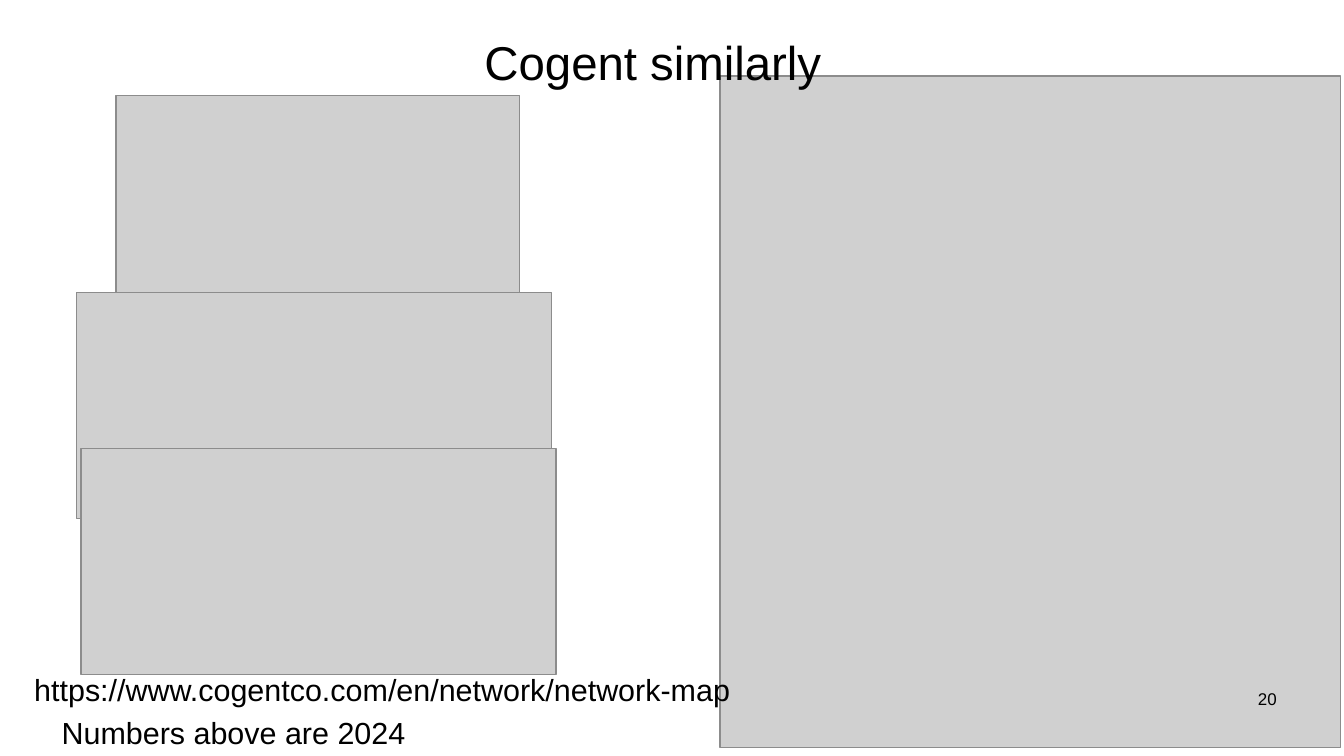
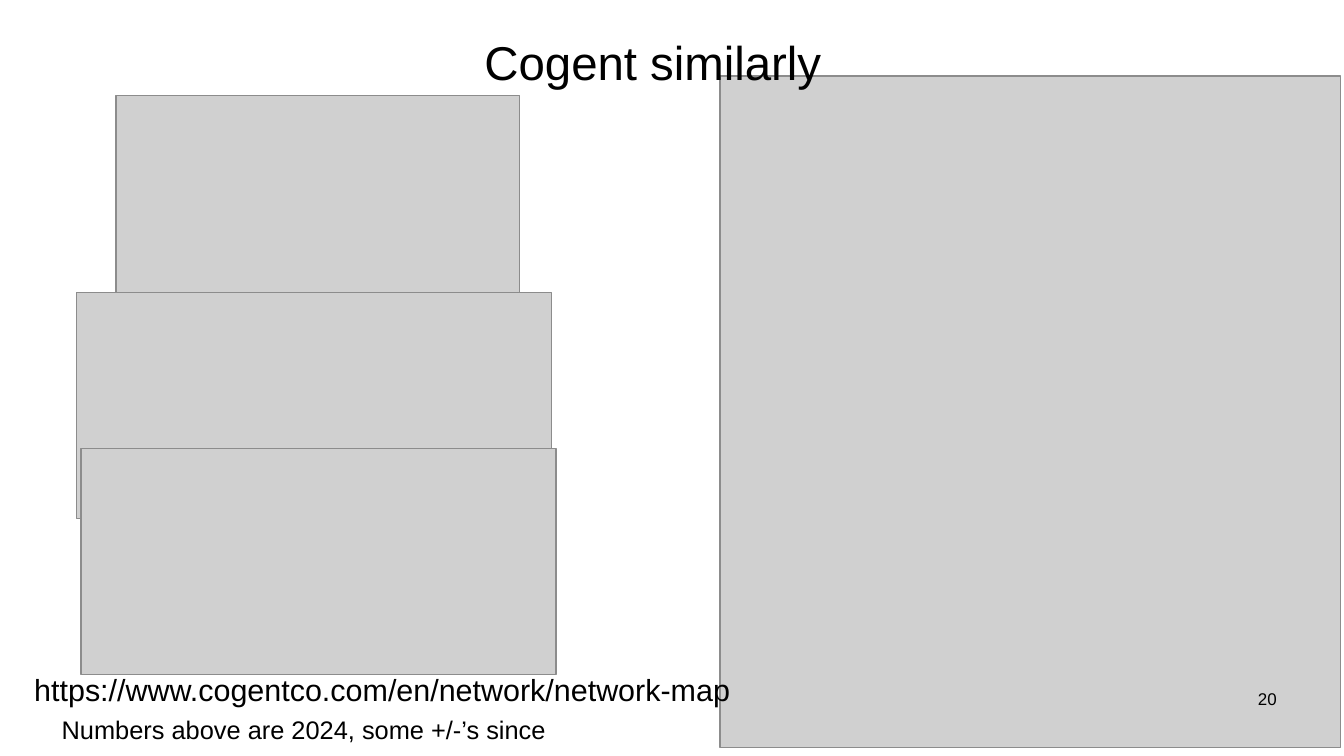
Before and after one commit to sftcd/witidtm, a slide deck: slide 20 of lectures/2026-2027/100-intro.odp. Drawn at 1344x756 pixels with LibreOffice and Linux fonts; fonts in the diff are those of the drawing; grey boxes stand for pictures. Boxes give left, top, right and bottom in pixels: in the first picture for what was removed or moved away, otherwise in the second. Text is boxed around its words. In the diff, an @@ line names an element or a change of style, - is before the commit and + after.

```diff
--- a/lectures/2026-2027/100-intro.odp
+++ b/lectures/2026-2027/100-intro.odp
@@ text at (62, 720, 545, 743): text changed; size 18 to 15 pt @@
-Numbers above are 2024
+Numbers above are 2024, some +/-’s since
```
Also in this commit, not shown: 15 other slides changed, 3 slides removed, 3 other files.
